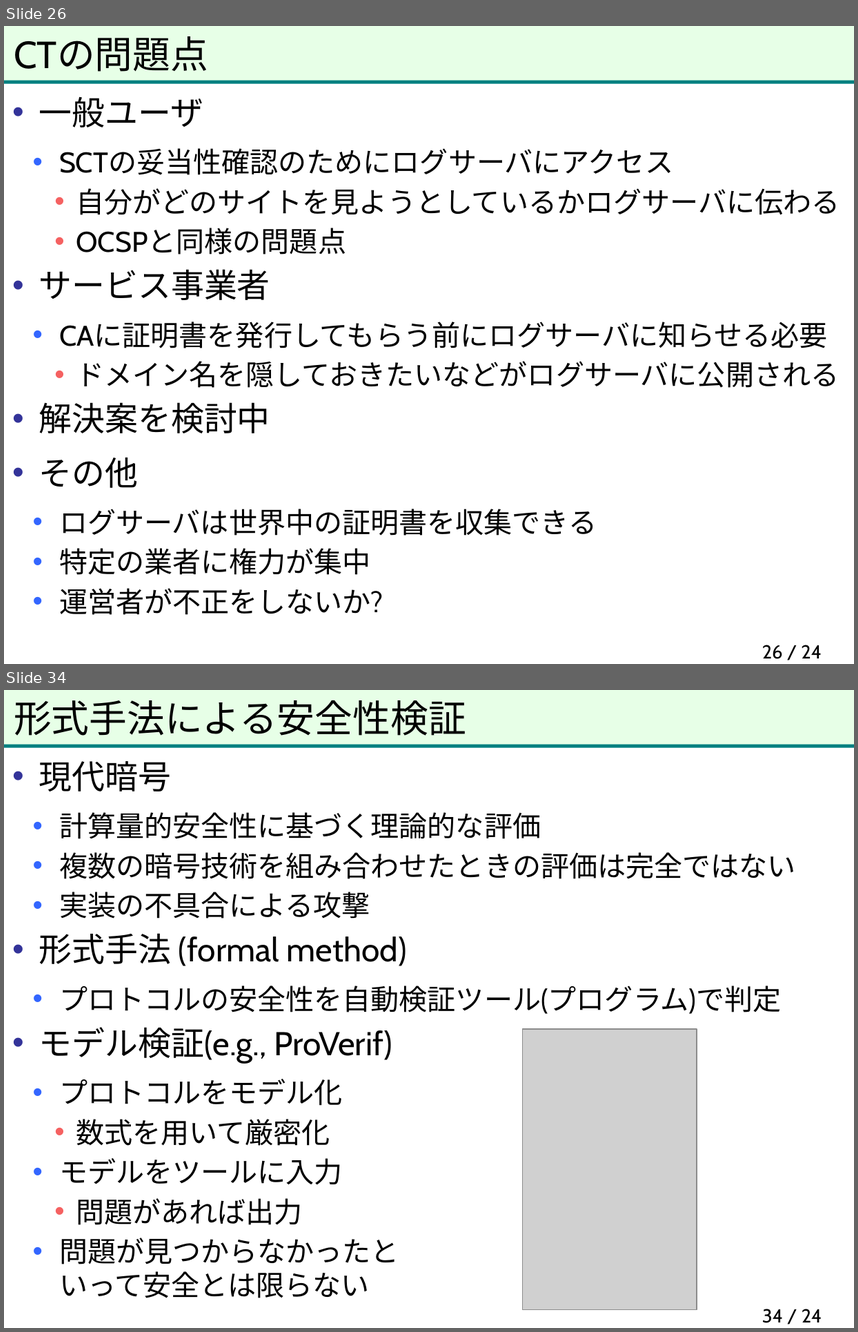
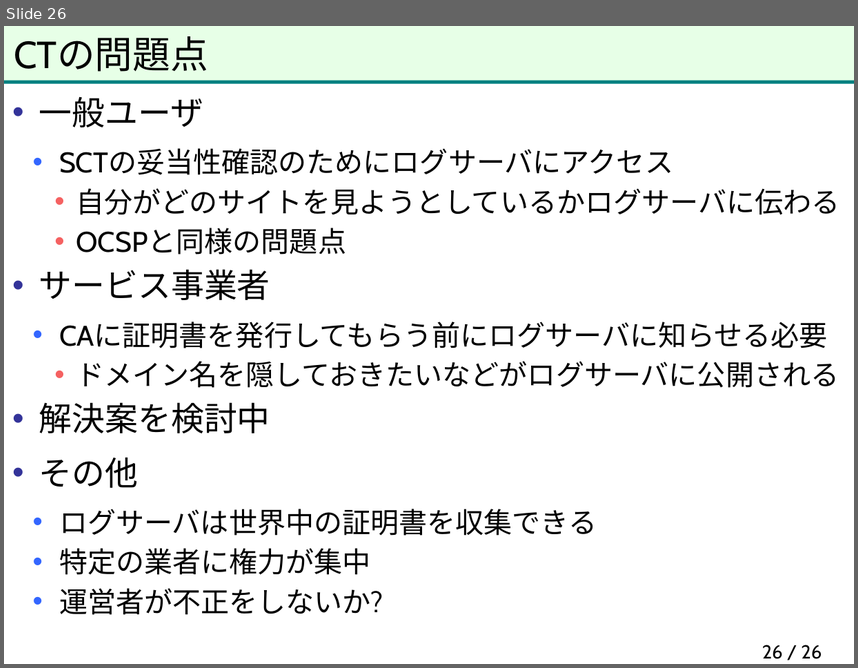
Before and after one commit to herumi/anninbon, a slide deck: lec/anninbon8.pptx. Shown one above the other, each under a label of ours: slides 26 and 34 before the commit, slide 26 after it; the slides between them are not shown. The pictures are 858x1332 and 858x668 pixels, drawn with LibreOffice and Linux fonts; fonts in the diff are those of the drawing; grey boxes stand for pictures; background and template pictures are left out. Boxes give left, top, right and bottom in pixels: in the first picture for what was removed or moved away, otherwise in the second. Text is boxed around its words. In the diff, an @@ line names an element or a change of style, - is before the commit and + after.

```diff
--- a/lec/anninbon8.pptx
+++ b/lec/anninbon8.pptx
@@ slide 34 removed at bbox=[4, 690, 854, 1328], background #FFFFFF; not listed: 2 template elements that a slide beside it also shows @@
@@ title removed at bbox=[14, 700, 466, 736] @@
-形式手法による安全性検証
@@ text removed at bbox=[39, 761, 796, 1298] @@
-• 現代暗号
-  • 計算量的安全性に基づく理論的な評価
-  • 複数の暗号技術を組み合わせたときの評価は完全ではない
-  • 実装の不具合による攻撃
-• 形式手法 (formal method)
-  • プロトコルの安全性を自動検証ツール(プログラム)で判定
-• モデル検証(e.g., ProVerif)
-  • プロトコルをモデル化
-    • 数式を用いて厳密化
-  • モデルをツールに入力
-    • 問題があれば出力
-  • 問題が見つからなかったと
-    いって安全とは限らない
@@ picture removed at bbox=[523, 1029, 697, 1310] @@
@@ page number removed at bbox=[762, 1308, 822, 1323] @@
-34 / 24
@@ page number at bbox=[762, 644, 822, 659]: text changed @@
-26 / 24
+26 / 26
```
Also in this commit, not shown: 1 slide changed, 14 other slides removed.
